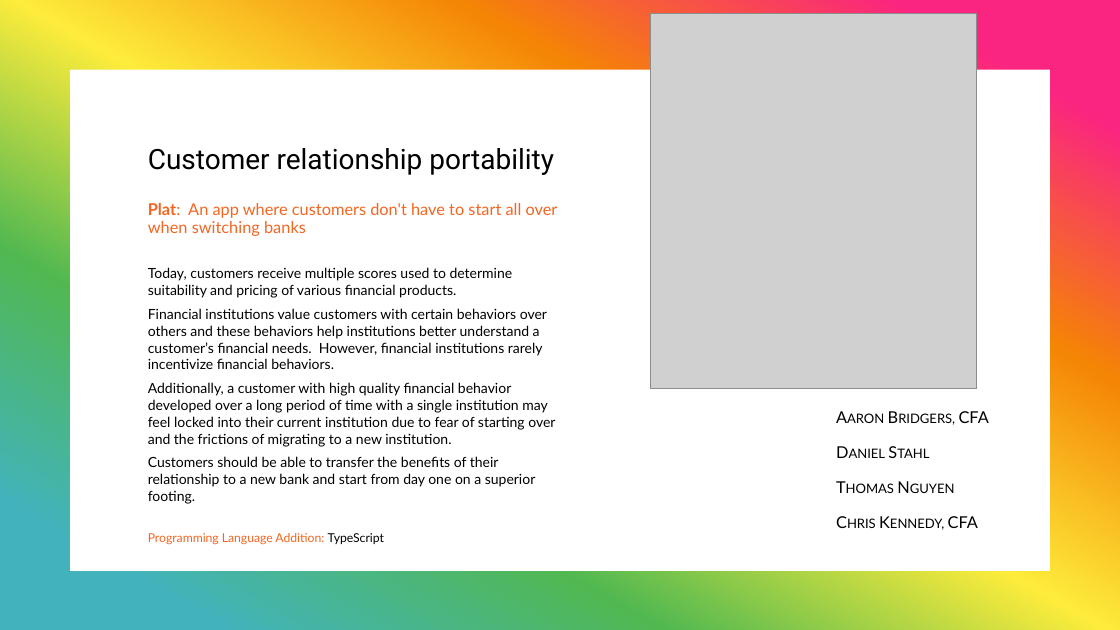
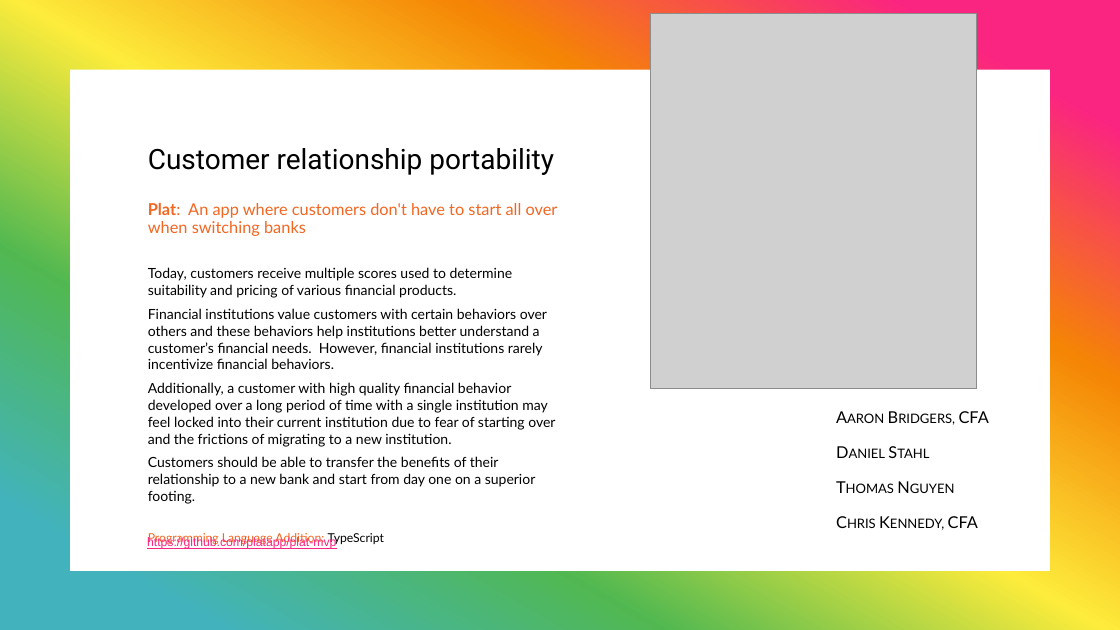
Before and after one commit to platapp/plat-mvp, a slide deck: slide 1 of docs/Plat-Hackathon-Preparation-Materials-2023-01-24-v5.pptx. Drawn at 1120x630 pixels with LibreOffice and Linux fonts; fonts in the diff are those of the drawing; grey boxes stand for pictures. Boxes give left, top, right and bottom in pixels: in the first picture for what was removed or moved away, otherwise in the second. Text is boxed around its words. In the diff, an @@ line names an element or a change of style, - is before the commit and + after.

```diff
--- a/docs/Plat-Hackathon-Preparation-Materials-2023-01-24-v5.pptx
+++ b/docs/Plat-Hackathon-Preparation-Materials-2023-01-24-v5.pptx
@@ text added at [147, 537, 336, 550], 10.5 pt, text #FA2481, underline @@
+https://github.com/platapp/plat-mvp
```
Also in this commit, not shown: 1 other file.
